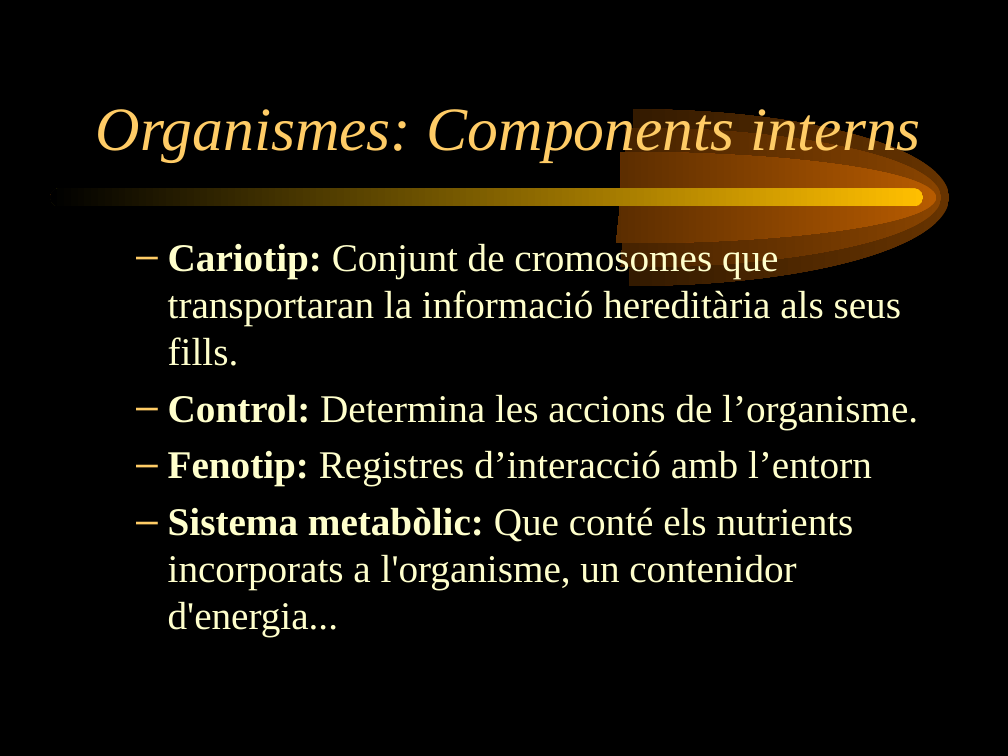
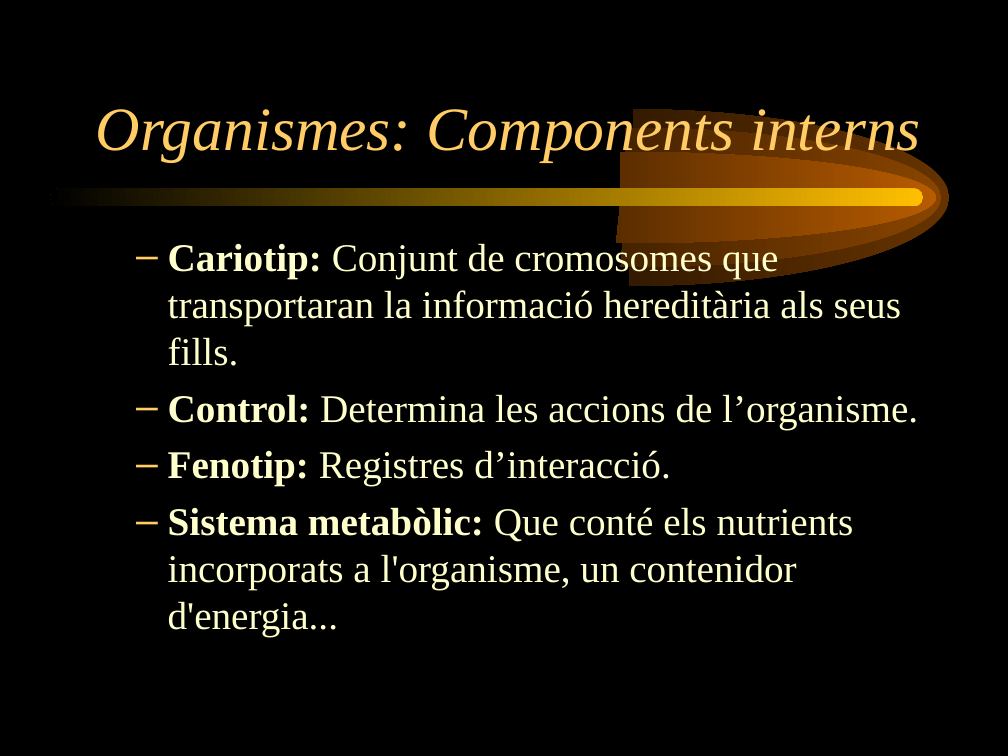
Before and after one commit to vokimon/bioscena, a slide deck: slide 10 of manual/Presentacio.ppt. Drawn at 1008x756 pixels with LibreOffice and Linux fonts; fonts in the diff are those of the drawing. Boxes give left, top, right and bottom in pixels: in the first picture for what was removed or moved away, otherwise in the second. Text is boxed around its words. In the diff, an @@ line names an element or a change of style, - is before the commit and + after.

```diff
--- a/manual/Presentacio.ppt
+++ b/manual/Presentacio.ppt
@@ text at box(168, 450, 671, 486): text changed @@
-  – Fenotip: Registres d’interacció amb l’entorn
+  – Fenotip: Registres d’interacció.
```
Also in this commit, not shown: 3 other slides changed, 2 slides added, 4 other files.
